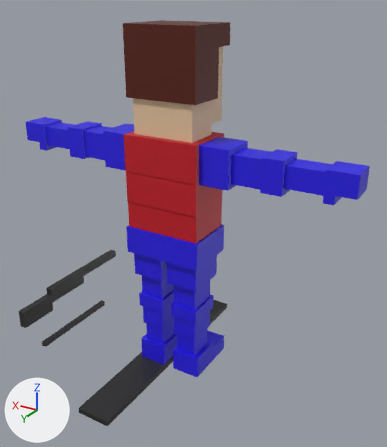
Two versions of the Blender file Pre/3D/Scenes/Character_V2.blend, one commit apart.
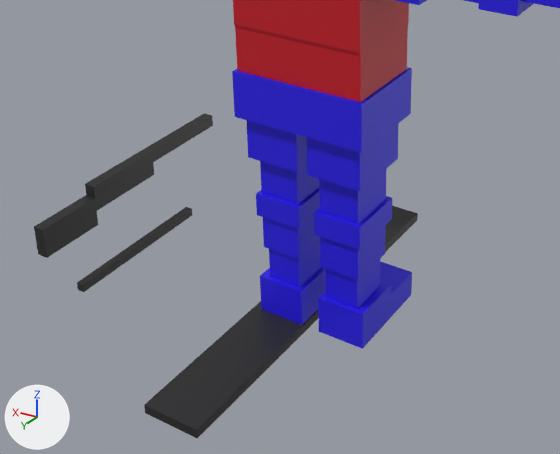
Each version appears first whole from a 50 mm camera at (-10.02, 15.33, 14.08) aimed at (-0.39, -0.73, 6.05), and next in a close-up on the part from 0% to 79% of the width and 42% to 97% of the height. The axes (+X, +Y, +Z) are drawn at lower left. The lights are the same throughout.

The first close-up shows 'Body.004', 'Hip.004', 'LFoot.007', 'LFoot.008', 'LLeg.035', 'LLeg.036', 'LLeg.037', 'LLeg.041', 'LLeg.043', 'LLeg.044', 'Rifle', 'Ski'.
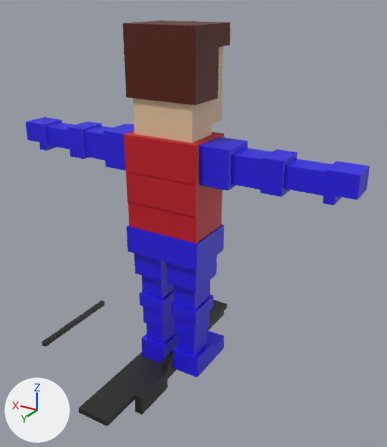
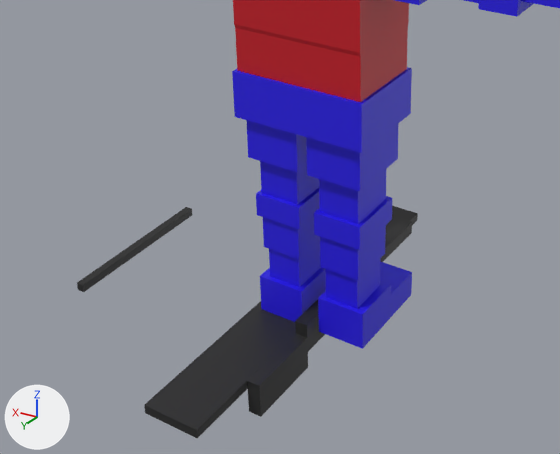
The edits, one by one:
Object 'Rifle' (ob_rifle) moves from (7.26, -1.08, 0.73) to (0.0, 0.0, 0.0).

Location of each change, [x1, y1, x2, y2] in pixels of the close-ups (560 x 454 px):
'Rifle', moved
    before: [34, 114, 213, 258]
    after: [247, 219, 412, 417]
